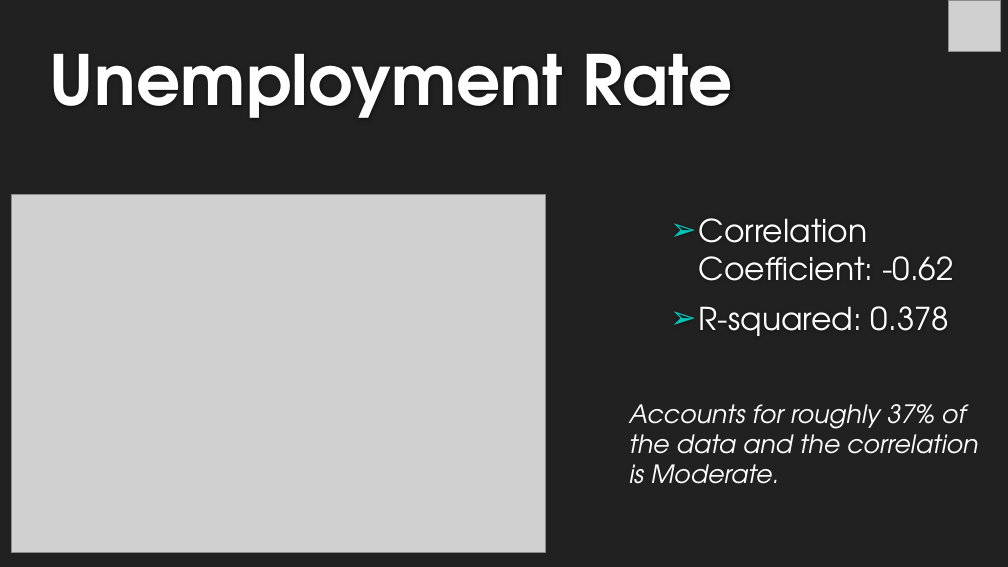
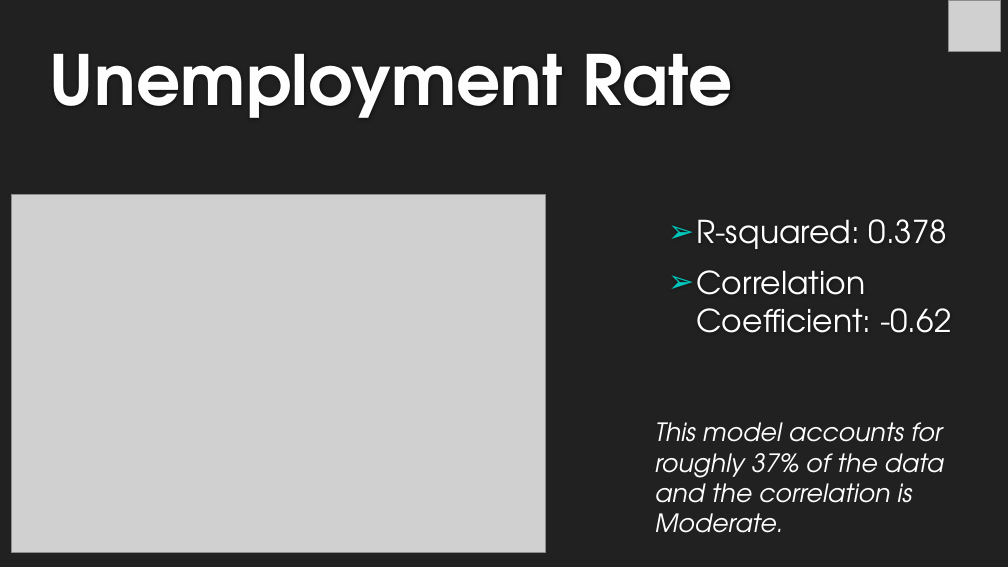
Before and after one commit to michelleherman13/auto-sales, a slide deck: slide 10 of Presentation/Auto_sales_Michelle.pptx. Drawn at 1008x567 pixels with LibreOffice and Linux fonts; fonts in the diff are those of the drawing; grey boxes stand for pictures; background and template pictures are left out. Boxes give left, top, right and bottom in pixels: in the first picture for what was removed or moved away, otherwise in the second. Text is boxed around its words. In the diff, an @@ line names an element or a change of style, - is before the commit and + after.

Commit message:
add

```diff
--- a/Presentation/Auto_sales_Michelle.pptx
+++ b/Presentation/Auto_sales_Michelle.pptx
@@ text at [696,219,948,249]: paragraph added @@
+➢ R-squared: 0.378
@@ text at [699,306,950,336]: paragraph removed @@
-➢ R-squared: 0.378
@@ text at [655,422,943,533]: text changed @@
-Accounts for roughly 37% of the data and the correlation is Moderate.
+This model accounts for roughly 37% of the data
+and the correlation is Moderate.
```
Also in this commit, not shown: 4 other slides changed.
